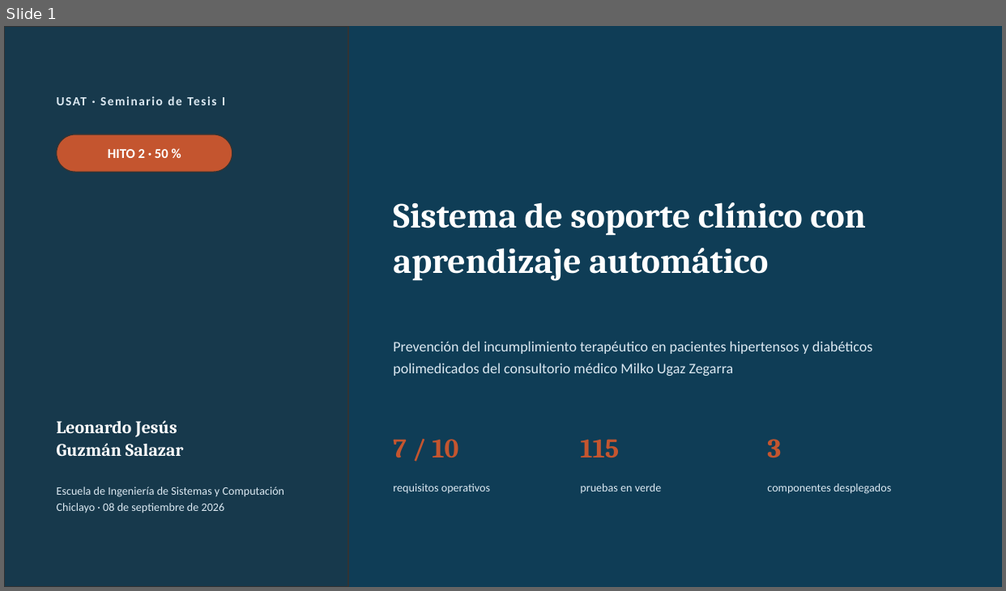
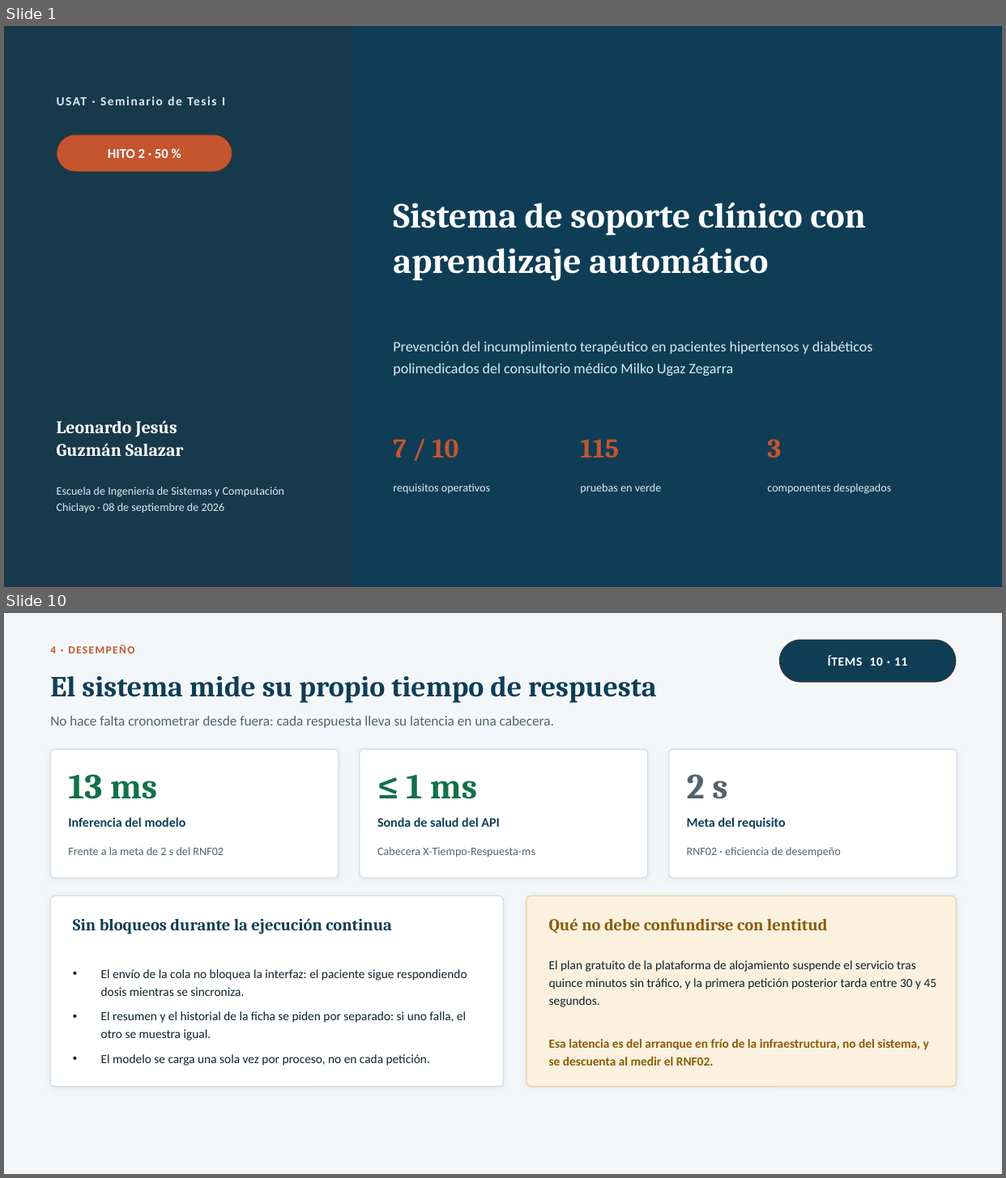
Before and after one commit to Leocix/sistema-soporte-clinico, a slide deck: documentacion/04_exposicion/Exposicion_50.pptx. Shown one above the other, each under a label of ours: slide 1 before the commit, slides 1 and 10 after it; the slides between them are not shown. The pictures are 1006x591 and 1006x1178 pixels, drawn with LibreOffice and Linux fonts; fonts in the diff are those of the drawing. Boxes give left, top, right and bottom in pixels: in the first picture for what was removed or moved away, otherwise in the second. Text is boxed around its words. In the diff, an @@ line names an element or a change of style, - is before the commit and + after.

```diff
--- a/documentacion/04_exposicion/Exposicion_50.pptx
+++ b/documentacion/04_exposicion/Exposicion_50.pptx
@@ slide 10 added at box(4, 613, 1002, 1174), background #F4F7FA @@
@@ text added at box(50, 646, 56, 653), 10.5 pt, text #C4552F, bold @@
+4 · DESEMPEÑO
@@ rounded rectangle added at box(780, 640, 956, 682), fill #0F3D56, outline #333333 1 pt @@
@@ text added at box(828, 655, 907, 666), 12 pt, text #FFFFFF, bold @@
+ÍTEMS 10 · 11
@@ text added at box(50, 676, 657, 703), 28 pt, text #0F3D56, bold @@
+El sistema mide su propio tiempo de respuesta
@@ text added at box(50, 716, 554, 728), 13.5 pt, text #51636E @@
+No hace falta cronometrar desde fuera: cada respuesta lleva su latencia en una cabecera.
@@ rounded rectangle added at box(50, 749, 339, 878), fill #FFFFFF, outline #D5DEE7 1 pt @@
@@ rounded rectangle added at box(360, 749, 648, 878), fill #FFFFFF, outline #D5DEE7 1 pt @@
@@ rounded rectangle added at box(669, 749, 957, 878), fill #FFFFFF, outline #D5DEE7 1 pt @@
@@ text added at box(68, 774, 157, 799), 34 pt, text #12704A, bold @@
+13 ms
@@ text added at box(406, 775, 477, 799), 34 pt, text #12704A, bold @@
+≤ 1 ms
@@ text added at box(687, 774, 727, 799), 34 pt, text #51636E, bold @@
+2 s
@@ text added at box(68, 817, 186, 827), 12.5 pt, text #0F3D56, bold @@
+Inferencia del modelo
@@ text added at box(377, 817, 499, 827), 12.5 pt, text #0F3D56, bold @@
+Sonda de salud del API
@@ text added at box(687, 817, 786, 829), 12.5 pt, text #0F3D56, bold @@
+Meta del requisito
@@ text added at box(68, 847, 224, 855), 11 pt, text #51636E @@
+Frente a la meta de 2 s del RNF02
@@ text added at box(377, 847, 535, 858), 11 pt, text #51636E @@
+Cabecera X-Tiempo-Respuesta-ms
@@ text added at box(687, 847, 841, 857), 11 pt, text #51636E @@
+RNF02 · eficiencia de desempeño
@@ rounded rectangle added at box(50, 896, 503, 1087), fill #FFFFFF, outline #D5DEE7 1 pt @@
@@ rounded rectangle added at box(526, 896, 957, 1087), fill #FBF1DE, outline #E8D5AC 1 pt @@
@@ text added at box(73, 918, 392, 935), 16 pt, text #0F3D56, bold @@
+Sin bloqueos durante la ejecución continua
@@ text added at box(549, 918, 828, 934), 16 pt, text #8A5B06, bold @@
+Qué no debe confundirse con lentitud
@@ text added at box(101, 969, 467, 1066), 12 pt, text #10212B @@
+• El envío de la cola no bloquea la interfaz: el paciente sigue respondiendo dosis mientras se sincroniza.
+• El resumen y el historial de la ficha se piden por separado: si uno falla, el otro se muestra igual.
+• El modelo se carga una sola vez por proceso, no en cada petición.
@@ text added at box(549, 960, 937, 1007), 12 pt, text #10212B @@
+El plan gratuito de la plataforma de alojamiento suspende el servicio tras quince minutos sin tráfico, y la primera petición posterior tarda entre 30 y 45 segundos.
@@ text added at box(549, 1039, 929, 1066), 12 pt, text #8A5B06, bold @@
+Esa latencia es del arranque en frío de la infraestructura, no del sistema, y se descuenta al medir el RNF02.
```
Also in this commit, not shown: 12 slides changed, 2 other slides added, 4 other files.
